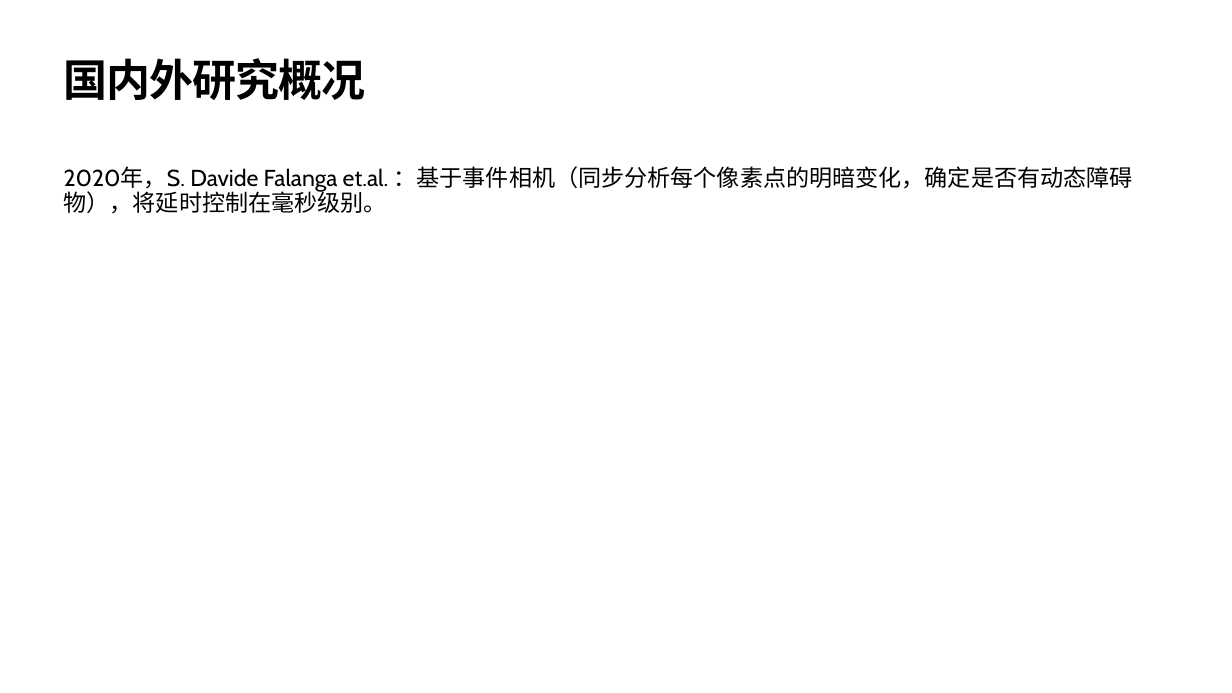
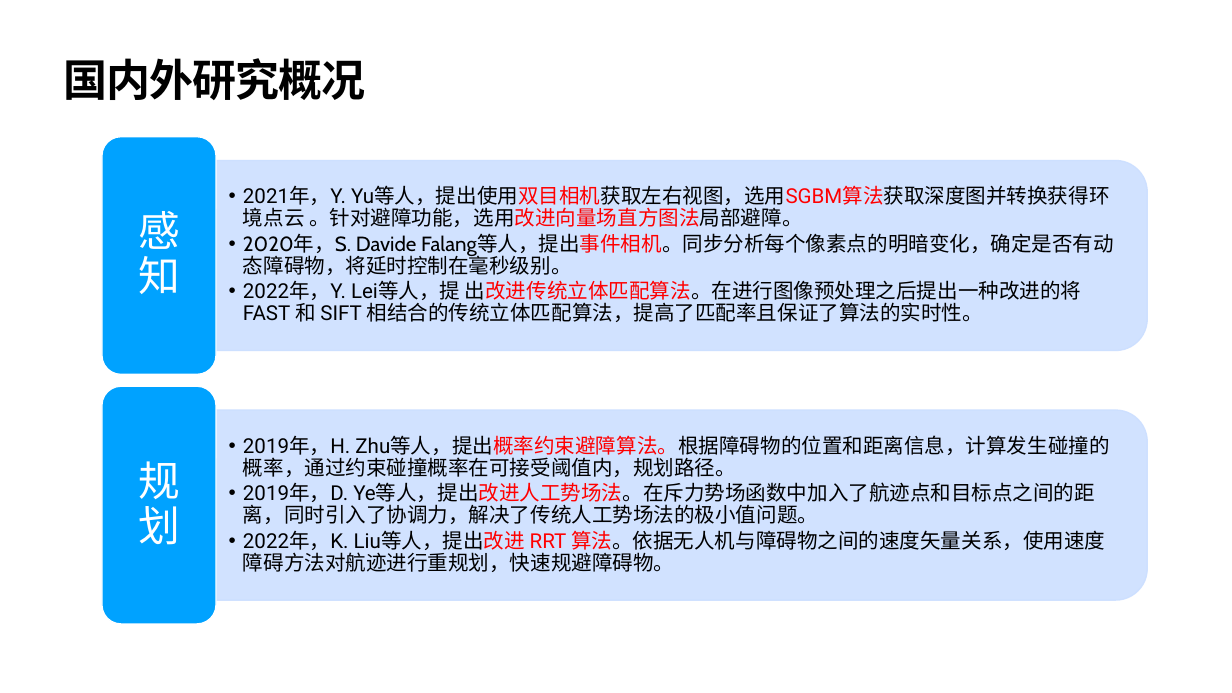
Before and after one commit to HuaYuXiao/AStar-Planner, a slide deck: slide 3 of 报告论文/开题报告/开题报告-华羽霄.pptx (slide 4 before the commit). Drawn at 1232x693 pixels with LibreOffice and Linux fonts; fonts in the diff are those of the drawing; background and template pictures are left out. Boxes give left, top, right and bottom in pixels: in the first picture for what was removed or moved away, otherwise in the second. Text is boxed around its words. In the diff, an @@ line names an element or a change of style, - is before the commit and + after.

```diff
--- a/报告论文/开题报告/开题报告-华羽霄.pptx
+++ b/报告论文/开题报告/开题报告-华羽霄.pptx
@@ text removed at (x1=64, y1=166, x2=1133, y2=214) @@
-2020年，S. Davide Falanga et.al. ：基于事件相机（同步分析每个像素点的明暗变化，确定是否有动态障碍物），将延时控制在毫秒级别。
@@ group added at (x1=102, y1=137, x2=1147, y2=624): 4 texts, 2 round same rects, 2 rounded rectangles @@
+  • 2021年，Y. Yu等人，提出使用双目相机获取左右视图，选用SGBM算法获取深度图并转换获得环境点云 。针对避障功能，选用改进向量场直方图法局部避障。
+  • 2020年，S. Davide Falang等人，提出事件相机。同步分析每个像素点的明暗变化，确定是否有动态障碍物，将延时控制在毫秒级别。
+  • 2022年，Y. Lei等人，提 出改进传统立体匹配算法。在进行图像预处理之后提出一种改进的将 FAST 和 SIFT 相结合的传统立体匹配算法，提高了匹配率且保证了算法的实时性。
+感知
+  • 2019年，H. Zhu等人，提出概率约束避障算法。根据障碍物的位置和距离信息，计算发生碰撞的概率，通过约束碰撞概率在可接受阈值内，规划路径。
+  • 2019年，D. Ye等人，提出改进人工势场法。在斥力势场函数中加入了航迹点和目标点之间的距离，同时引入了协调力，解决了传统人工势场法的极小值问题。
+  • 2022年，K. Liu等人，提出改进 RRT 算法。依据无人机与障碍物之间的速度矢量关系，使用速度障碍方法对航迹进行重规划，快速规避障碍物。
+规划
```
Also in this commit, not shown: 8 other slides changed, 2 slides added, 2 other files.
